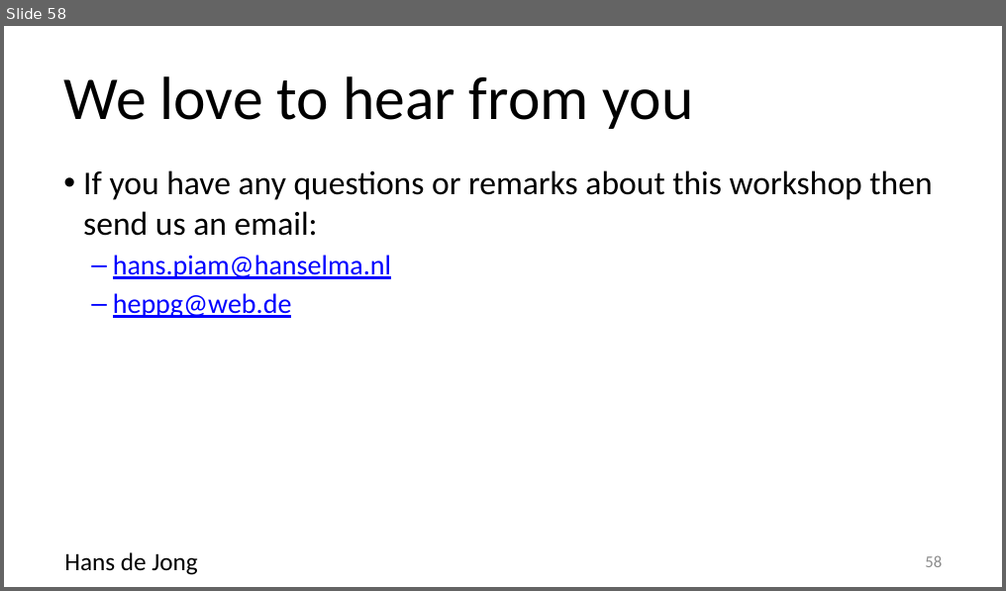
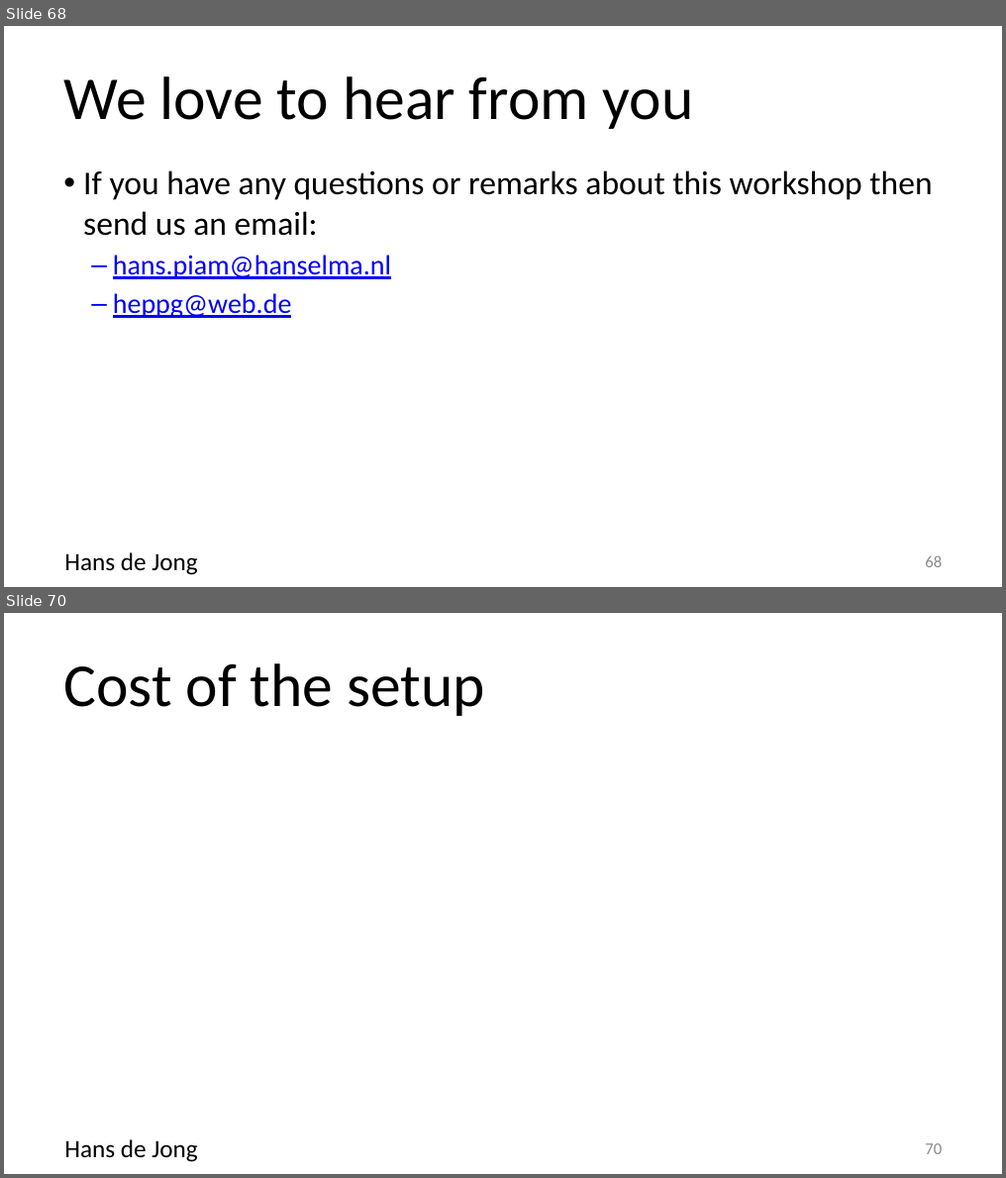
Before and after one commit to hansdejongehv/Weekendschool-PiAndMore, a slide deck: PiAndMore/Part-1--Breadboard/PiAndMore workshop physical computing with Arduino - part 1 - Beginners and Advanced.v0.3.pptx. Shown one above the other, each under a label of ours: slide 58 before the commit, slides 68 and 70 after it; the slides between them are not shown. The pictures are 1006x591 and 1006x1178 pixels, drawn with LibreOffice and Linux fonts; fonts in the diff are those of the drawing; background and template pictures are left out. Boxes give left, top, right and bottom in pixels: in the first picture for what was removed or moved away, otherwise in the second. Text is boxed around its words. In the diff, an @@ line names an element or a change of style, - is before the commit and + after.

```diff
--- a/PiAndMore/Part-1--Breadboard/PiAndMore workshop physical computing with Arduino - part 1 - Beginners and Advanced.v0.3.pptx
+++ b/PiAndMore/Part-1--Breadboard/PiAndMore workshop physical computing with Arduino - part 1 - Beginners and Advanced.v0.3.pptx
@@ slide 70 added at (x1=4, y1=613, x2=1002, y2=1174), background #FFFFFF; not listed: 1 template element that a slide beside it also shows @@
@@ title added at (x1=63, y1=663, x2=485, y2=716), 44 pt, text #000000 @@
+Cost of the setup
@@ page number added at (x1=925, y1=1144, x2=942, y2=1155), 12 pt, text #8C8C8C @@
+70
@@ what was slide 58 is now slide 68 @@
@@ page number at (x1=925, y1=556, x2=942, y2=568): text changed @@
-58
+68
```
Also in this commit, not shown: 1 slide changed, 12 other slides added.
